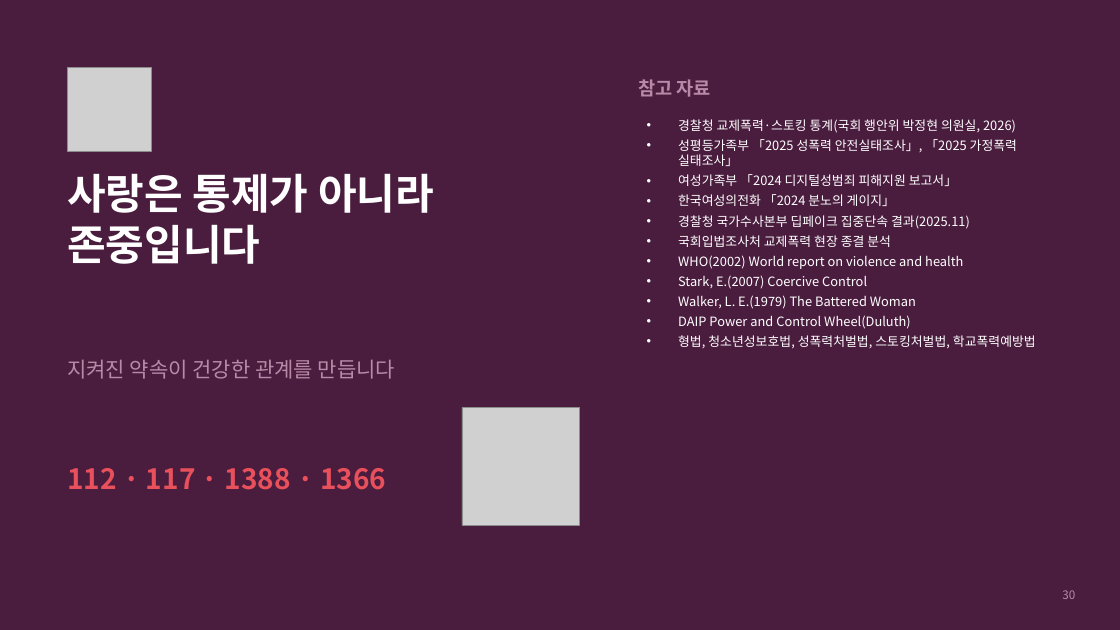
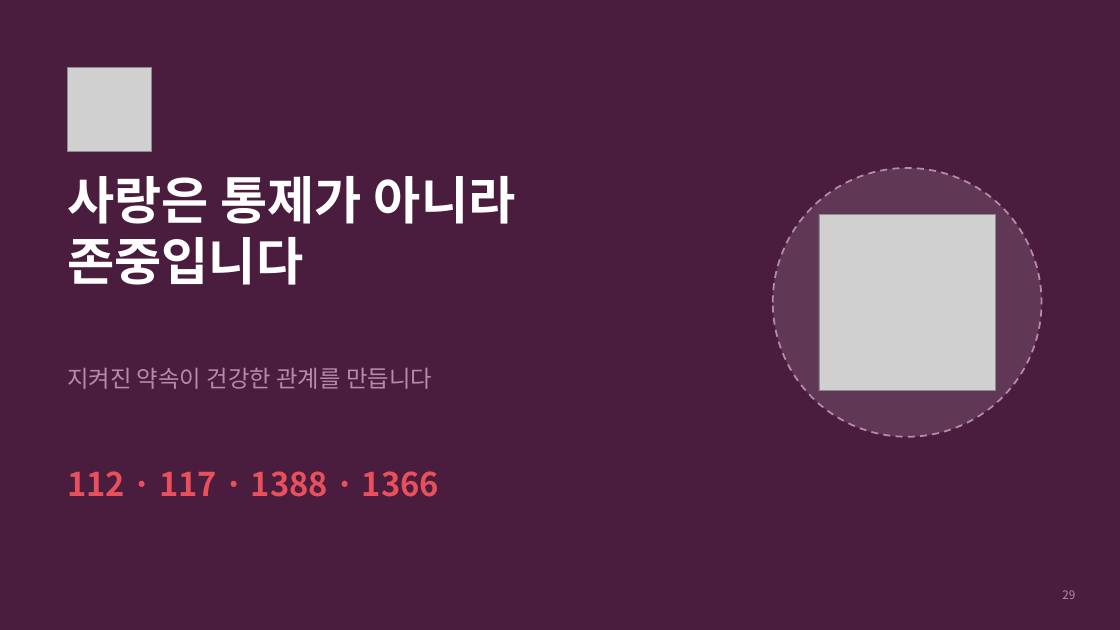
Before and after one commit to ash1234a/security-research-learning, a slide deck: slide 29 of 데이트폭력과_약속.pptx (slide 30 before the commit). Drawn at 1120x630 pixels with LibreOffice and Linux fonts; fonts in the diff are those of the drawing; grey boxes stand for pictures; background and template pictures are left out. Boxes give left, top, right and bottom in pixels: in the first picture for what was removed or moved away, otherwise in the second. Text is boxed around its words. In the diff, an @@ line names an element or a change of style, - is before the commit and + after.

```diff
--- a/데이트폭력과_약속.pptx
+++ b/데이트폭력과_약속.pptx
@@ text removed at (638,79,711,97) @@
-참고 자료
@@ text removed at (678,119,1036,348) @@
-• 경찰청 교제폭력·스토킹 통계(국회 행안위 박정현 의원실, 2026)
-• 성평등가족부 「2025 성폭력 안전실태조사」, 「2025 가정폭력 실태조사」
-• 여성가족부 「2024 디지털성범죄 피해지원 보고서」
-• 한국여성의전화 「2024 분노의 게이지」
-• 경찰청 국가수사본부 딥페이크 집중단속 결과(2025.11)
-• 국회입법조사처 교제폭력 현장 종결 분석
-• WHO(2002) World report on violence and health
-• Stark, E.(2007) Coercive Control
-• Walker, L. E.(1979) The Battered Woman
-• DAIP Power and Control Wheel(Duluth)
-• 형법, 청소년성보호법, 성폭력처벌법, 스토킹처벌법, 학교폭력예방법
@@ text "사랑은 통제가 아니라" at (67,176,516,285): size 36 to 44 pt @@
@@ ellipse added at (773,168,1042,437), fill #FFFFFF at 12% opacity, outline #B98AA8 1.5 pt dashed @@
@@ picture: place and size @@
-picture at (462,408,580,525)
+picture at (819,214,996,391)
@@ text "지켜진 약속이 건강한 관계를 만듭니다": place and size @@
-text "지켜진 약속이 건강한 관계를 만듭니다" at (67,359,395,379)
+text "지켜진 약속이 건강한 관계를 만듭니다" at (67,368,432,389)
@@ text "지켜진 약속이 건강한 관계를 만듭니다" at (67,368,432,389): size 18 to 20 pt @@
@@ text "112 · 117 · 1388 ..." at (67,471,439,497): size 24 to 28 pt @@
@@ page number at (1062,590,1075,599): text changed @@
-30
+29
```
Also in this commit, not shown: 20 other slides changed, 7 slides added, 8 slides removed.
